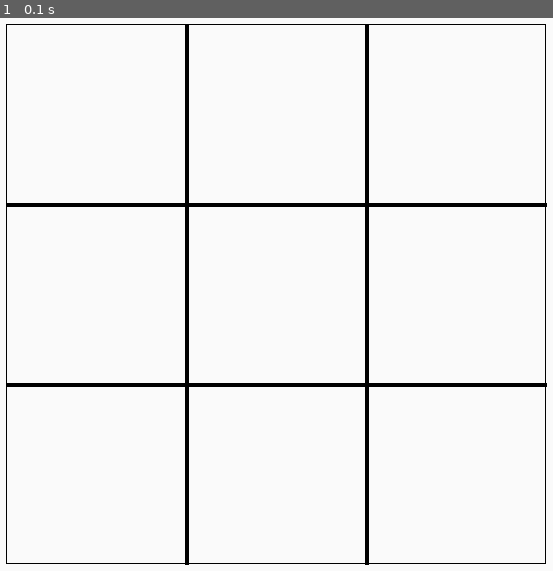
Above: before the commit, frame 1.
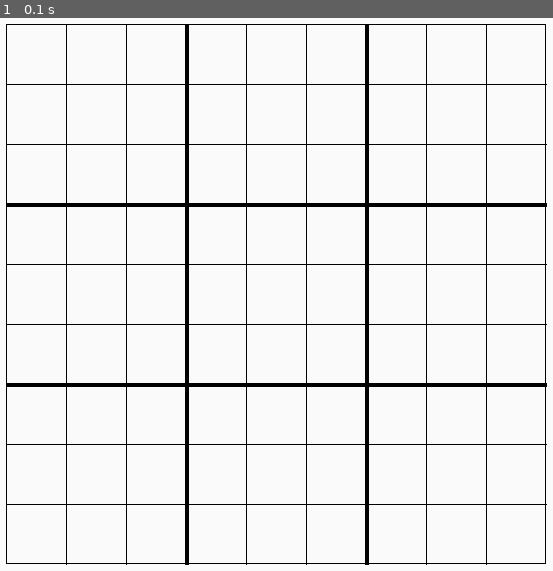
Above: after the commit, the same moment.

Repository: JDev165/sudokuBacktrackingVisualization
Game: pygame game, started from game.py
Two runs of this game, one before a commit and one after it. Both use one fixed random seed, a clock stepped at 60 frames per second and the inputs below.
Inputs:
- Up to frame 1 (0.1 s): no input

The runs differ from the first frame. In frame 1, 2.1% of the frame differs, in the area x 1-99%, y 1-99%.

Commit message:
Able to draw grid using cartridge class

Diff:
--- a/pygame_test.py
+++ b/pygame_test.py
@@ -117,17 +117,24 @@
     pygame.draw.rect(screen, BLACK, sudoku_board, 1)
 
     # After screen fill so grid won't get overwritten
+    for xcord in range(startSquares, stopSquares, incrementSquares):
+        pygame.draw.line(screen, BLACK, (xcord, y1cord),
+                         (xcord, y2cord), thicknessSquares)
+        ycord = xcord
+        pygame.draw.line(screen, BLACK, (x1cord, ycord),
+                         (x2cord, ycord), thicknessSquares)
+
     for xcord in range(startSmallSquares, stopSmallSquares, incrementSmallSquares):
+        pygame.draw.line(screen, BLACK, (xcord, y1cord), (xcord, y2cord))
         ycord = xcord
-        if ycord % 3 == 0:
-            pygame.draw.line(screen, BLACK, (xcord, y1cord),
-                             (xcord, y2cord), thicknessSquares)
-            pygame.draw.line(screen, BLACK, (x1cord, ycord),
-                             (x2cord, ycord), thicknessSquares)
-        else:
-            pygame.draw.line(screen, BLACK, (xcord, y1cord), (xcord, y2cord))
-            pygame.draw.line(screen, BLACK, (x1cord, ycord), (x2cord, ycord))
-
+        pygame.draw.line(screen, BLACK, (x1cord, ycord), (x2cord, ycord))
+    print(startSquares)
+    print(stopSquares)
+    print(incrementSquares)
+    print(startSmallSquares)
+    print(startSmallSquares)
+    print(stopSmallSquares)
+    print(incrementSmallSquares)
     # Draw error shade before number or else number disappears
 
     for choice in wrongChoices:
--- a/sudoku_cartridge.py
+++ b/sudoku_cartridge.py
@@ -29,15 +29,6 @@
         self.selection_rect = None
         self.clicked_inside_board = None
         self.valid_selection = None
-
-    def getBoard(self):
-        return self.sudoku_board
-
-    def play(self, screen):
-        updated_screen = self._setUp(screen)
-        return updated_screen
-
-    def _setUp(self, screen):
         self.sudoku_board.centery = CENTER_SCREEN_X
         self.sudoku_board.centerx = CENTER_SCREEN_Y
 
@@ -51,33 +42,38 @@
         # 540 width/height, 54 origin of centered sudoku board
         # 540/3 = 180 + 54 (origin) = 234
         # Second vertical line starting point = 234 = 180+180+54
-        startBigSquares = self.centered_board_zero_x_cord + SUDOKU_BOARD_LARGE_SQUARE_SIZE
-        stopBigSquares = self.centered_board_zero_x_cord + \
+        self.startBigSquares = self.centered_board_zero_x_cord + \
+            SUDOKU_BOARD_LARGE_SQUARE_SIZE
+        self.stopBigSquares = self.centered_board_zero_x_cord + \
             (SUDOKU_BOARD_LARGE_SQUARE_SIZE * 3)
-        startY = self.centered_board_width_cord + SUDOKU_BOARD_LARGE_SQUARE_SIZE
-        stopY = self.centered_board_width_cord + \
-            (SUDOKU_BOARD_LARGE_SQUARE_SIZE * 3)
-        incrementBigSquares = SUDOKU_BOARD_LARGE_SQUARE_SIZE
-        thickness = 4
-        startSmallSquares = self.centered_board_width_cord + SUDOKU_BOARD_SMALL_SQUARE_SIZE
-        stopSmallSquares = self.centered_board_width_cord + \
+        self.thickness = 4
+        self.startSmallSquares = self.centered_board_zero_x_cord + \
+            SUDOKU_BOARD_SMALL_SQUARE_SIZE
+        self.stopSmallSquares = self.centered_board_zero_x_cord + \
             (SUDOKU_BOARD_SMALL_SQUARE_SIZE * 9)
-        incrementSmallSquares = SUDOKU_BOARD_SMALL_SQUARE_SIZE
 
-        screen = self._drawSudokuBoard(startBigSquares, startSmallSquares, stopBigSquares,
-                                       stopSmallSquares, incrementBigSquares, incrementSmallSquares, thickness, screen)
+    def getBoard(self):
+        return self.sudoku_board
+
+    def play(self, screen):
+        updated_screen = self._setUp(screen)
+        return updated_screen
+
+    def _setUp(self, screen):
+
+        screen = self._drawSudokuBoard(screen)
         return screen
 
-    def _drawSudokuBoard(self, startBigSquares, startSmallSquares, stopBigSquares, stopSmallSquares, incrementBigSquares, incrementSmallSquares, thickness, screen):
+    def _drawSudokuBoard(self, screen):
         # After screen fill so grid won't get overwritten
-        for xcord in range(startBigSquares, stopBigSquares, incrementBigSquares):
+        for xcord in range(self.startBigSquares, self.stopBigSquares, SUDOKU_BOARD_LARGE_SQUARE_SIZE):
             pygame.draw.line(screen, BLACK, (xcord, self.centered_board_zero_x_cord),
-                             (xcord, self.centered_board_width_cord), thickness)
+                             (xcord, self.centered_board_width_cord), self.thickness)
             ycord = xcord
             pygame.draw.line(screen, BLACK, (self.centered_board_zero_x_cord, ycord),
-                             (self.centered_board_width_cord, ycord), thickness)
+                             (self.centered_board_width_cord, ycord), self.thickness)
 
-        for xcord in range(startSmallSquares, stopSmallSquares, incrementSmallSquares):
+        for xcord in range(self.startSmallSquares, self.stopSmallSquares, SUDOKU_BOARD_SMALL_SQUARE_SIZE):
             pygame.draw.line(screen, BLACK, (xcord, self.centered_board_zero_x_cord),
                              (xcord, self.centered_board_width_cord))
             ycord = xcord
